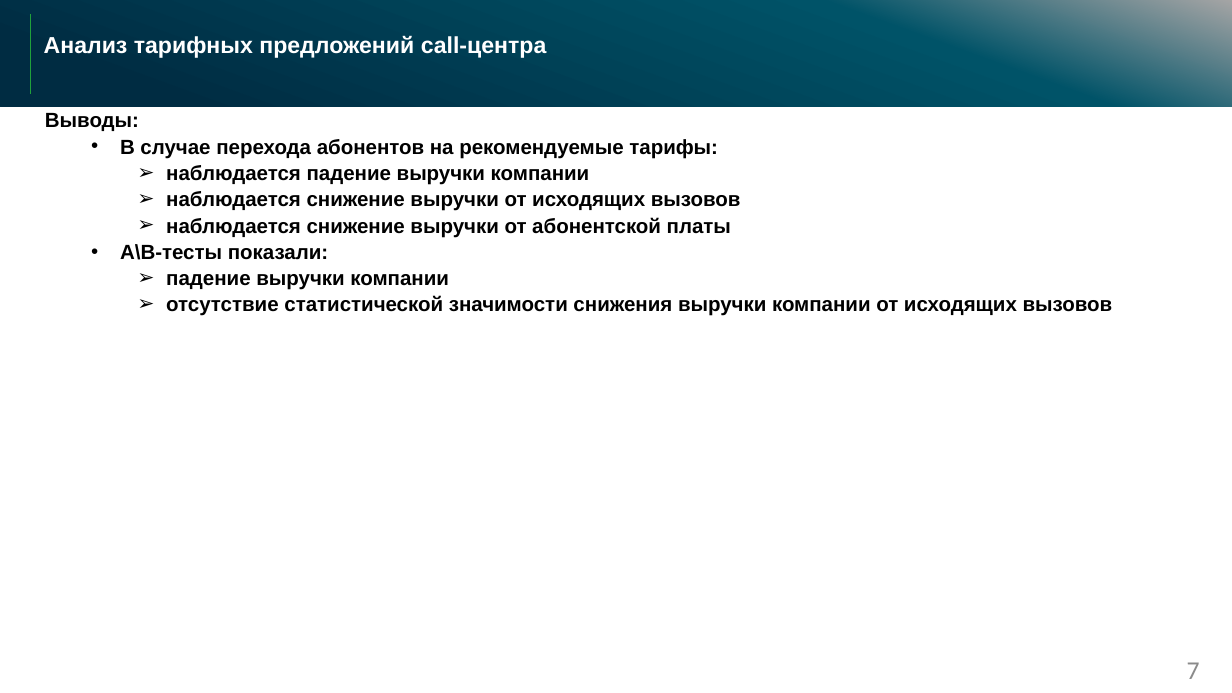
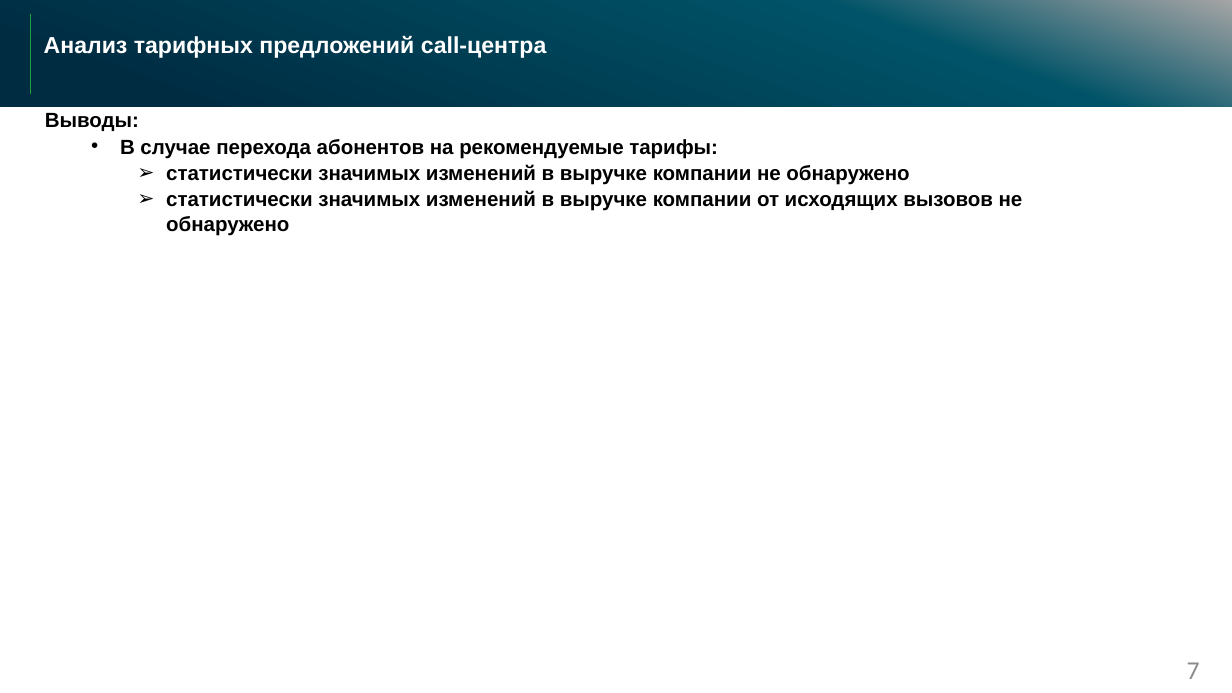
Before and after one commit to parabatareek/DataAnalyst, a slide deck: slide 7 of Projects/Project 13 - Неоптимальные тарифы/Call-центр.pptx. Drawn at 1232x693 pixels with LibreOffice and Linux fonts; fonts in the diff are those of the drawing; background and template pictures are left out. Boxes give left, top, right and bottom in pixels: in the first picture for what was removed or moved away, otherwise in the second. Text is boxed around its words. In the diff, an @@ line names an element or a change of style, - is before the commit and + after.

```diff
--- a/Projects/Project 13 - Неоптимальные тарифы/Call-центр.pptx
+++ b/Projects/Project 13 - Неоптимальные тарифы/Call-центр.pptx
@@ text at (x1=166, y1=164, x2=1023, y2=236): text changed @@
-    ➢ наблюдается падение выручки компании
-    ➢ наблюдается снижение выручки от исходящих вызовов
-    ➢ наблюдается снижение выручки от абонентской платы
-  • А\B-тесты показали:
-    ➢ падение выручки компании
-    ➢ отсутствие статистической значимости снижения выручки компании от исходящих вызовов
+    ➢ статистически значимых изменений в выручке компании не обнаружено
+    ➢ статистически значимых изменений в выручке компании от исходящих вызовов не обнаружено
```
Also in this commit, not shown: 3 other slides changed, 1 slide added, 1 slide removed, 1 other file.
